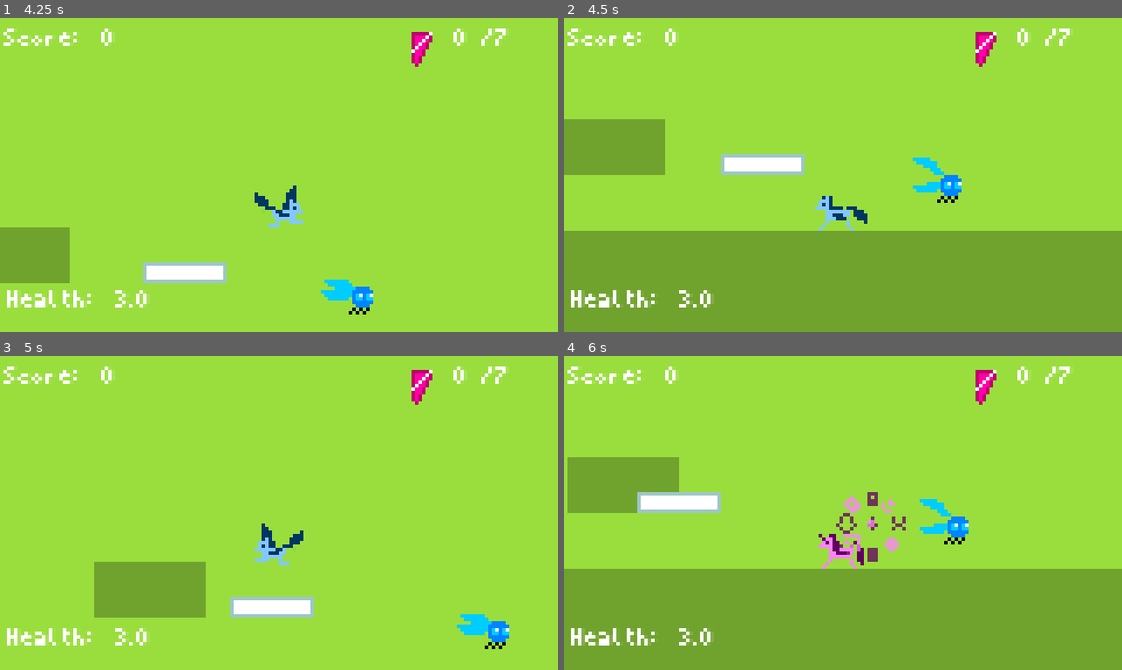
Above: before the commit, frames 1-4 (two rows, left to right).
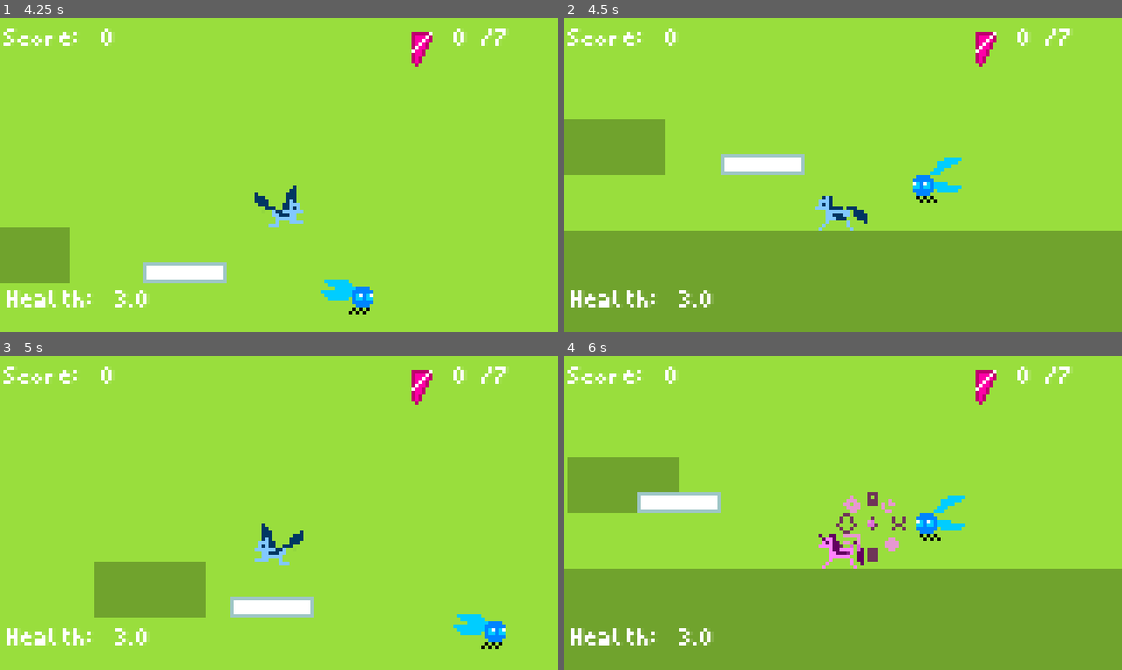
Above: after the commit, the same moments.

Repository: 100-Devs-1-Game/8bitPony
Game: Godot game, scene res://Scenes/Rooms/feature_test_level.tscn
Two runs of this game, one before a commit and one after it. Both use one fixed random seed, a clock stepped at 60 frames per second and the inputs below. This scene is started directly instead of the project's main scene. Sound files missing from this copy of the repository are replaced by a short silence.
Inputs (mouse positions are in pixels of both pictures, inside the frame that each line leads up to):
- Up to frame 1 (4.25 s): move the mouse to (401, 159) at 0.52 s; press the mouse at (401, 159) at 0.53 s; hold D (Right) 0.53-2.03 s; tap Space (Jump) at 0.77, 1.52, 3.02, 3.77 s; move the mouse to (167, 190) at 1.27 s; release the mouse at (167, 190) at 1.28 s; right-click (167, 190) at 1.35 s; move the mouse to (334, 105) at 2.02 s; hold A (Left) 2.03-2.78 s; hold E (Interact) 2.03-2.78 s; move the mouse to (251, 237) at 2.77 s; hold D (Right) from 2.78 s (still down); click (251, 237) at 2.85 s; move the mouse to (446, 222) at 3.52 s; hold Right mouse button (ChangePony) from 3.53 s (still down)
- Up to frame 2 (4.5 s): move the mouse to (675, 127) at 4.27 s; release D (Right) at 4.28 s; release Right mouse button (ChangePony) at 4.28 s; hold A (Left) from 4.28 s (still down); tap E (Interact) at 4.35 s
- Up to frame 3 (5 s): keep holding A (Left); tap Space (Jump) at 4.52 s
- Up to frame 4 (6 s): move the mouse to (870, 513) at 5.02 s; release A (Left) at 5.03 s; press the mouse at (870, 513) at 5.03 s; hold D (Right) 5.03-5.78 s; move the mouse to (759, 434) at 5.77 s; release the mouse at (759, 434) at 5.78 s; hold A (Left) from 5.78 s (still down); right-click (759, 434) at 5.85 s

Frame 1 is identical in both runs. In frame 2, 0.7% of the frame differs, in the area x 62-72%, y 44-59%; in frame 3, 0.3%; in frame 4, 0.8%, in the area x 63-73%, y 44-60%.

Commit message:
Added ability to change fly's color

Diff:
--- a/src/Scenes/Characters/Flying_NAMEWIP/flying_enemy.gd
+++ b/src/Scenes/Characters/Flying_NAMEWIP/flying_enemy.gd
@@ -1,6 +1,12 @@
+@tool
 extends Enemy
 
-@export_enum("blue", "green", "red") var color: String = "blue"
+@export_enum("blue", "green", "red") var color: String = "blue":
+	set(value):
+		color = value
+		if sprite2D:
+			sprite2D.animation= str(color,"_fly")
+
 @onready var sprite2D: AnimatedSprite2D = $AnimatedSprite2D
 @onready var start_position: Node2D = $start_position
 
@@ -9,17 +15,23 @@
 
 
 func _ready() -> void:
+	sprite2D.animation= str(color,"_fly")
 	start_position.global_position = global_position
-	print(str(color,"_fly"))
-	sprite2D.animation= str(color,"_fly")
 
 
 func _physics_process(_delta: float) -> void:
-	if global_position.distance_to(target.global_position)> 0.5:
+	if Engine.is_editor_hint(): return
+	if global_position.distance_to(target.global_position)> 1:
 		var direction = global_position.direction_to(target.global_position)
 		velocity = direction*SPEED
 
-		move_and_slide()
+		if velocity.x > 0: sprite2D.flip_h = false
+		else: sprite2D.flip_h = true
+	else:
+		velocity = Vector2.ZERO
+
+
+	move_and_slide()
 
 
 func _on_detection_area_body_entered(body: Node2D) -> void:
--- a/src/Scenes/Characters/Flying_NAMEWIP/flying_enemy.tscn
+++ b/src/Scenes/Characters/Flying_NAMEWIP/flying_enemy.tscn
@@ -131,12 +131,13 @@
 shape = SubResource("CircleShape2D_51k15")
 
 [node name="AnimatedSprite2D" type="AnimatedSprite2D" parent="."]
-position = Vector2(-4, -6)
+position = Vector2(0, -5)
 sprite_frames = SubResource("SpriteFrames_q5iyv")
 animation = &"blue_fly"
 autoplay = "blue_fly"
 frame = 2
 frame_progress = 0.13116232
+offset = Vector2(-4, -1)
 
 [node name="start_position" type="Node2D" parent="."]
 top_level = true
